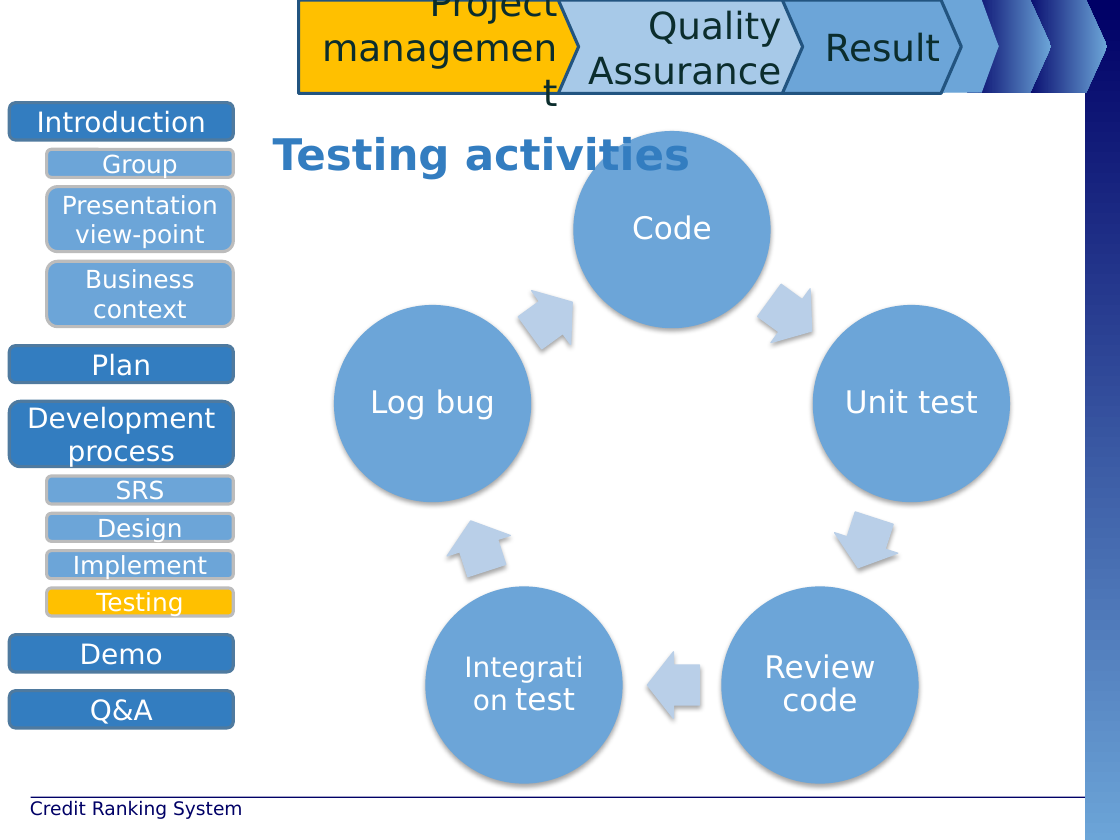
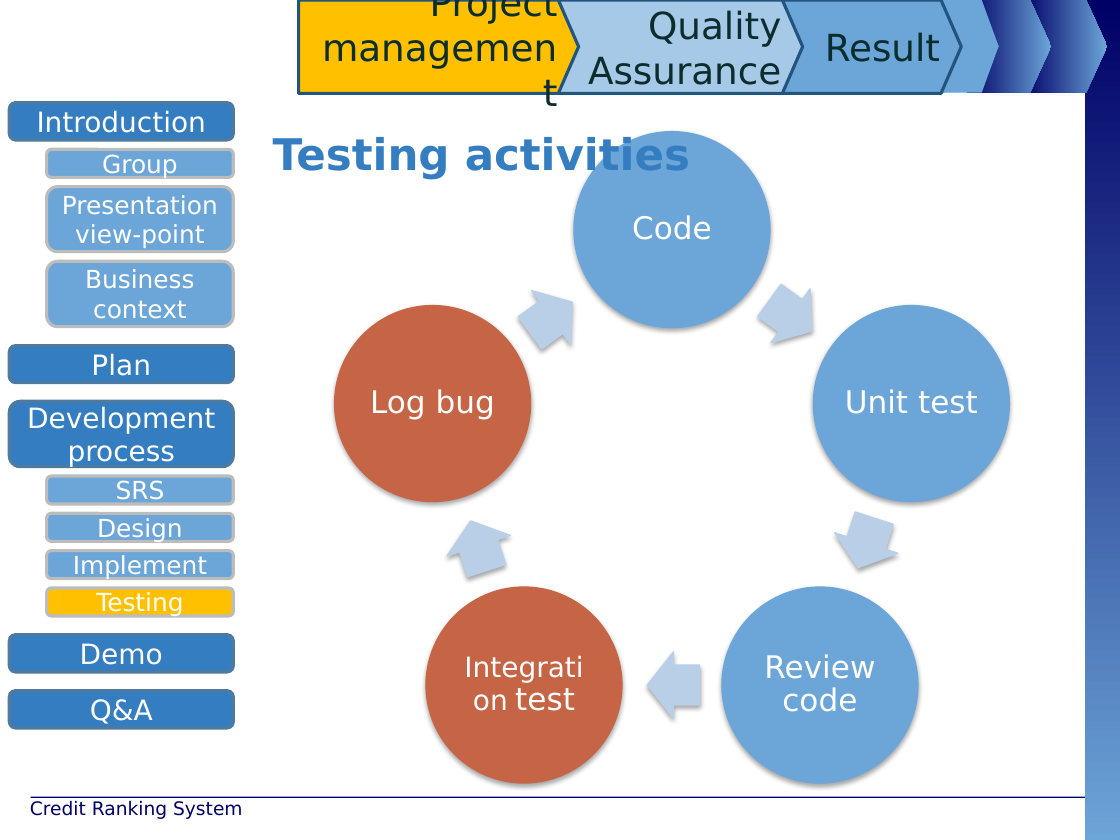
Before and after one commit to maily89/fbdm, a slide deck: slide 38 of Deliverables/FBD - slide.pptx (slide 39 before the commit). Drawn at 1120x840 pixels with LibreOffice and Linux fonts; fonts in the diff are those of the drawing; background and template pictures are left out. Boxes give left, top, right and bottom in pixels: in the first picture for what was removed or moved away, otherwise in the second. Text is boxed around its words. In the diff, an @@ line names an element or a change of style, - is before the commit and + after.

```diff
--- a/Deliverables/FBD - slide.pptx
+++ b/Deliverables/FBD - slide.pptx
@@ ellipse at (334,305,531,502): fill #6CA5D8 to #C66446 @@
@@ ellipse at (426,587,623,784): fill #6CA5D8 to #C66446 @@
```
Also in this commit, not shown: 10 other slides changed, 1 slide removed.
